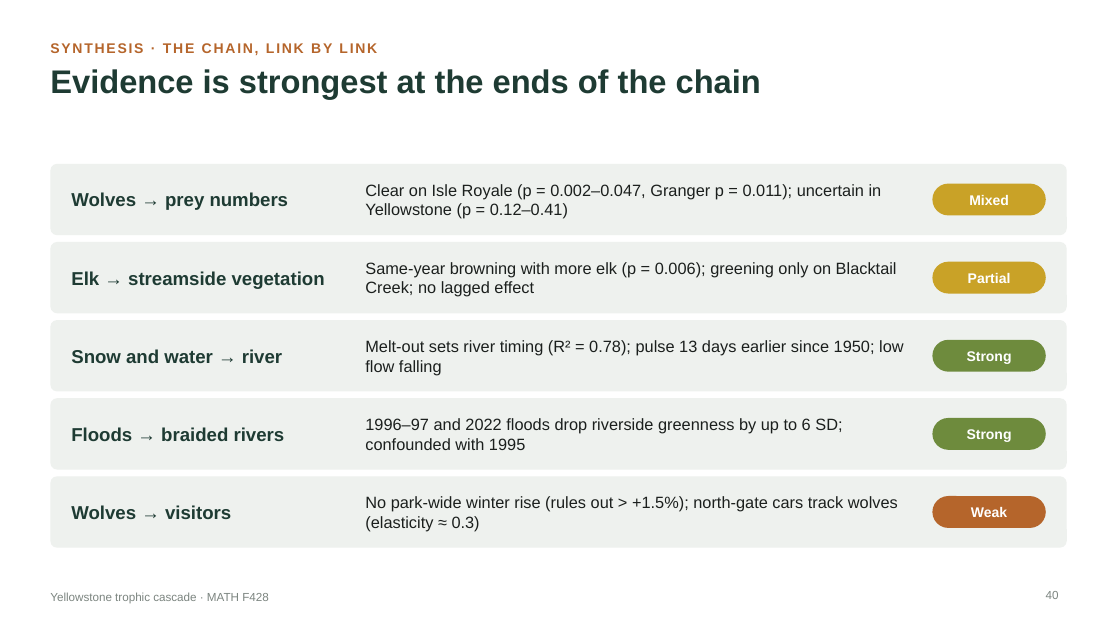
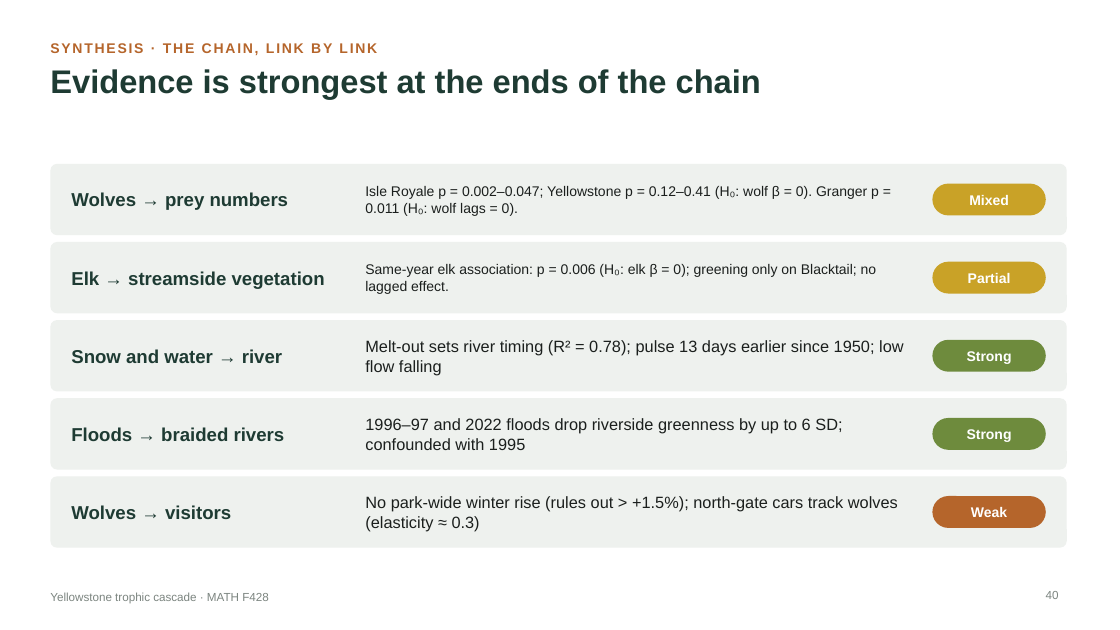
Before and after one commit to green-turtle18/yellowstone-tsa, a slide deck: slide 40 of 05_synthesis/final_presentation/Yellowstone_TSA_Combined.pptx. Drawn at 1120x630 pixels with LibreOffice and Linux fonts; fonts in the diff are those of the drawing. Boxes give left, top, right and bottom in pixels: in the first picture for what was removed or moved away, otherwise in the second. Text is boxed around its words. In the diff, an @@ line names an element or a change of style, - is before the commit and + after.

```diff
--- a/05_synthesis/final_presentation/Yellowstone_TSA_Combined.pptx
+++ b/05_synthesis/final_presentation/Yellowstone_TSA_Combined.pptx
@@ text at bbox=[365, 186, 879, 216]: text changed; size 14 to 12 pt @@
-Clear on Isle Royale (p = 0.002–0.047, Granger p = 0.011); uncertain in Yellowstone (p = 0.12–0.41)
+Isle Royale p = 0.002–0.047; Yellowstone p = 0.12–0.41 (H₀: wolf β = 0). Granger p = 0.011 (H₀: wolf lags = 0).
@@ text at bbox=[365, 264, 877, 294]: text changed; size 14 to 12 pt @@
-Same-year browning with more elk (p = 0.006); greening only on Blacktail Creek; no lagged effect
+Same-year elk association: p = 0.006 (H₀: elk β = 0); greening only on Blacktail; no lagged effect.
```
Also in this commit, not shown: 17 other slides changed, 4 other files.
